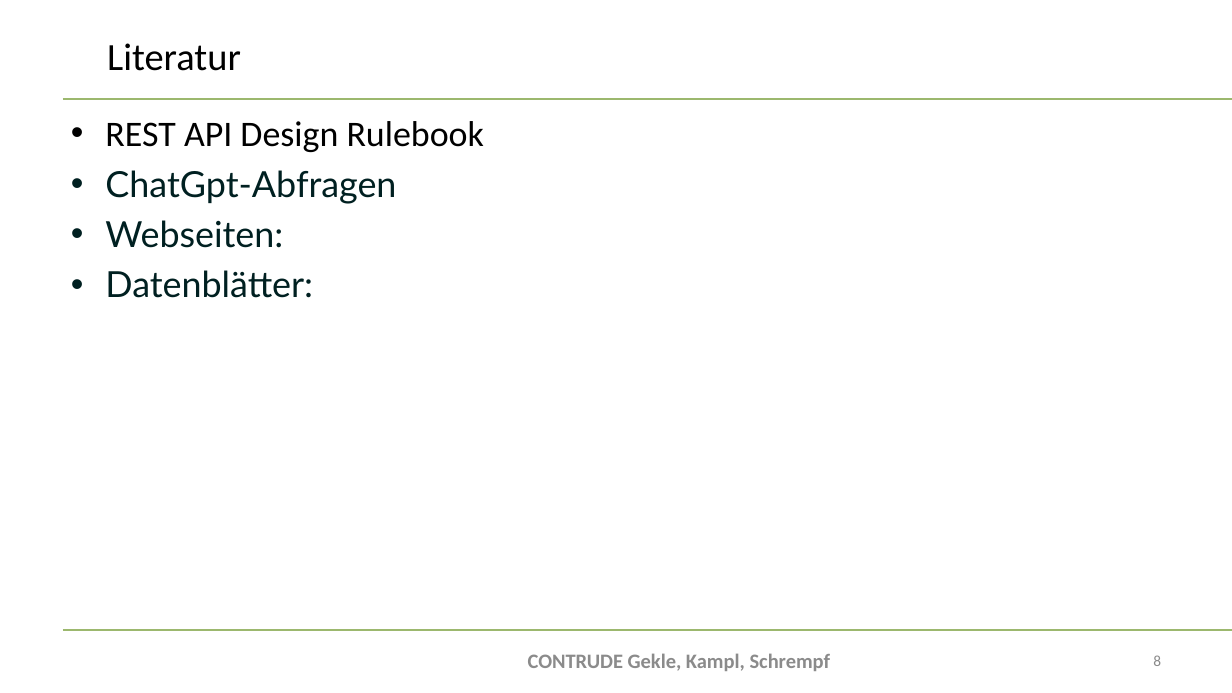
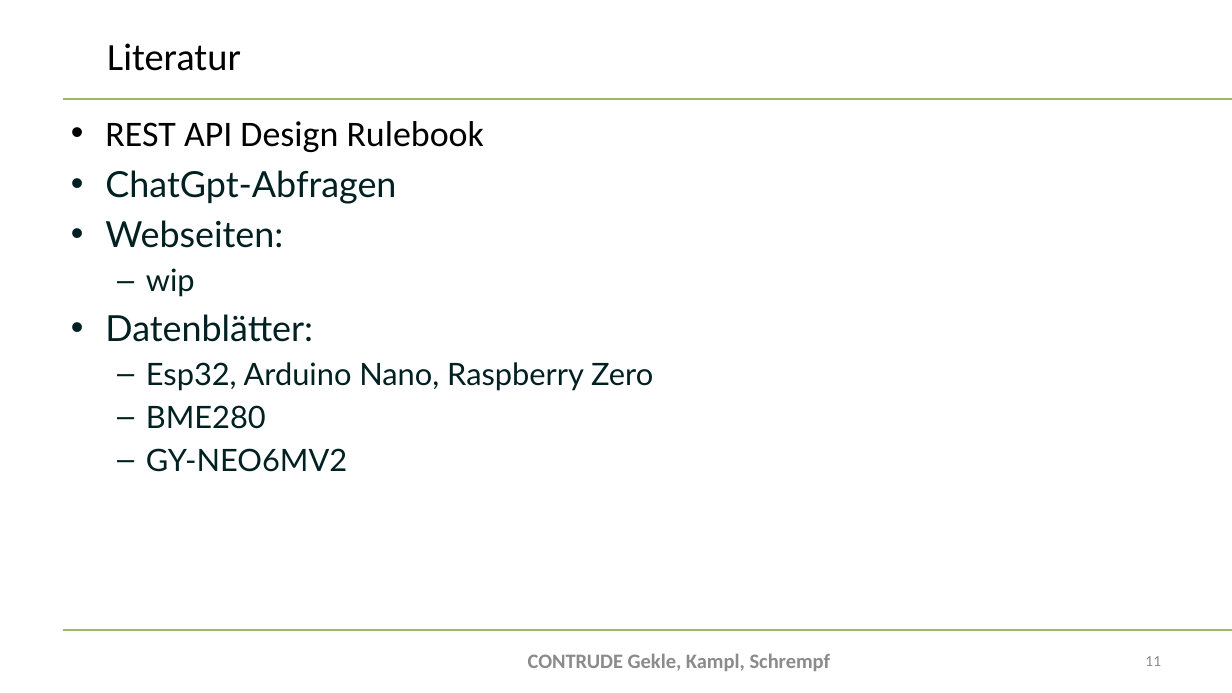
Before and after one commit to bitsneak/Contrude, a slide deck: slide 11 of Diplomarbeit/doc/Presentations/DA-Präsentation2024_Erstpräsentation.pptx (slide 8 before the commit). Drawn at 1232x693 pixels with LibreOffice and Linux fonts; fonts in the diff are those of the drawing; background and template pictures are left out. Boxes give left, top, right and bottom in pixels: in the first picture for what was removed or moved away, otherwise in the second. Text is boxed around its words. In the diff, an @@ line names an element or a change of style, - is before the commit and + after.

```diff
--- a/Diplomarbeit/doc/Presentations/DA-Präsentation2024_Erstpräsentation.pptx
+++ b/Diplomarbeit/doc/Presentations/DA-Präsentation2024_Erstpräsentation.pptx
@@ text at (x1=146, y1=268, x2=195, y2=297): paragraph added @@
+  – wip
@@ text at (x1=146, y1=362, x2=653, y2=472): paragraphs added @@
+  – Esp32, Arduino Nano, Raspberry Zero
+  – BME280
+  – GY-NEO6MV2
@@ page number at (x1=1145, y1=656, x2=1161, y2=666): text changed @@
-8
+11
```
Also in this commit, not shown: 6 other slides changed, 6 slides added, 2 slides removed, 1 other file.
